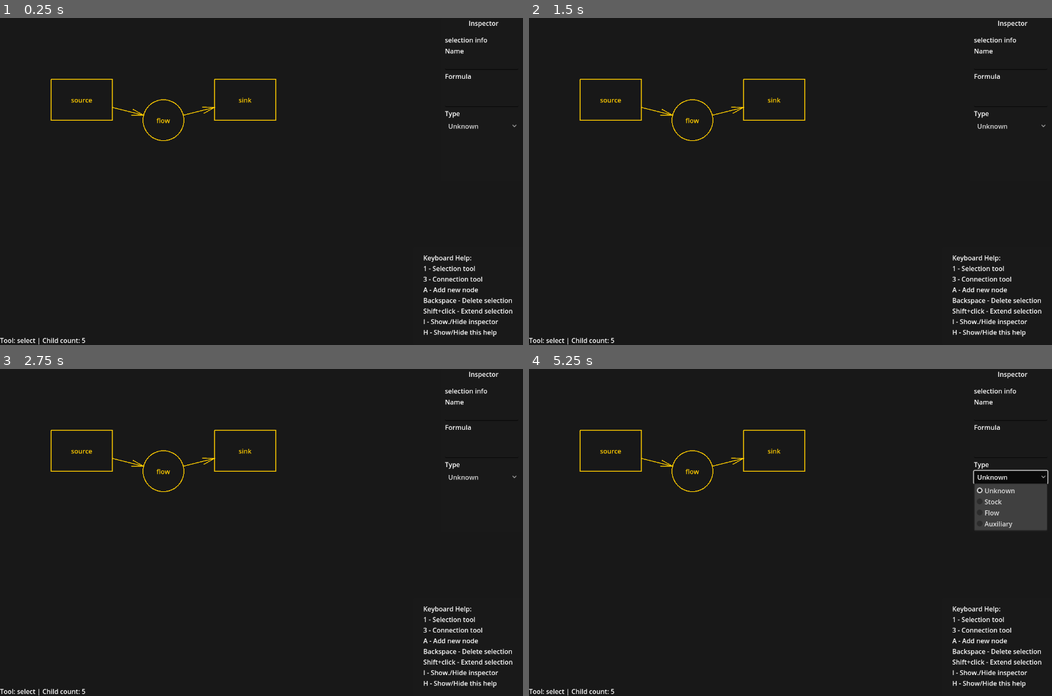
Above: before the commit, frames 1-4 (two rows, left to right).
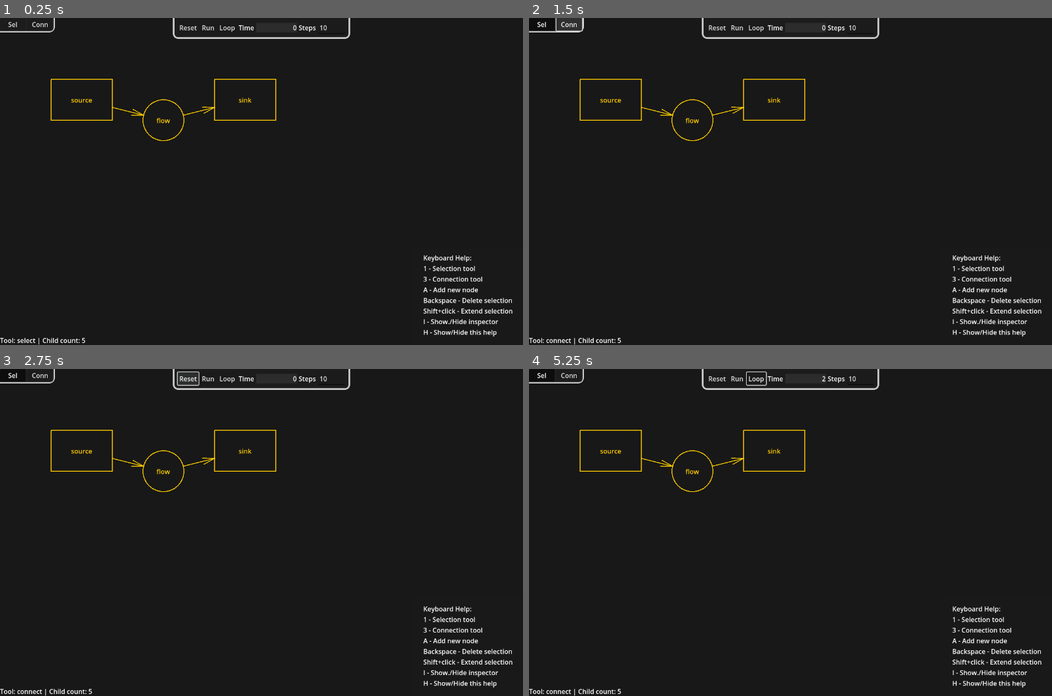
Above: after the commit, the same moments.

Repository: radomirbosak/poietic-playground
Game: Godot game, scene res://main.tscn
The game is run twice, just before and just after one commit, with the same random seed, the same clock (stepped at 60 frames per second) and the same inputs.
Inputs (mouse positions are in pixels of both pictures, inside the frame that each line leads up to):
- Up to frame 1 (0.25 s): no input
- Up to frame 2 (1.5 s): click (539, 24) at 0.5 s, where only the run after the commit has a clickable "Sel"; click (570, 24) at 1.25 s, where only the run after the commit has a clickable "Conn"
- Up to frame 3 (2.75 s): click (188, 378) at 2 s, where only the run after the commit has a clickable "Reset"
- Up to frame 4 (5.25 s): click (738, 378) at 2.75 s, where only the run after the commit has a clickable "Run"; click (738, 378) at 3.5 s, where only the run after the commit has a clickable "Stop"; click (753, 378) at 4.25 s, where only the run after the commit has a clickable "Loop"; click (1010, 476) at 5 s, where only the run before the commit has a clickable "Unknown"

The runs differ from the first frame. In frame 1, 0.8% of the frame differs, in the area x 0-99%, y 0-34%; in frame 2, 1.0%; in frame 3, 1.0%; in frame 4, 2.9%, in the area x 0-100%, y 0-100%.

Commit message:
Added simulation sketch
- Added Simulator class stubs to control simulation
- Added ControlBar - GUI element to control the simulation
- Added toolbar

Other:

- Hide inspector by default

Diff:
--- a/global.gd
+++ b/global.gd
@@ -5,6 +5,12 @@
 
 var current_tool: CanvasTool = selection_tool
 
+signal tool_changed(tool: CanvasTool)
+
 func _ready():
 	# Initialize globals here
 	pass
+
+func change_tool(tool: CanvasTool) -> void:
+	current_tool = tool
+	tool_changed.emit(tool)
--- /dev/null
+++ b/gui/control_bar.gd
@@ -0,0 +1,31 @@
+class_name ControlBar extends PanelContainer
+
+@onready var run_stop_button: Button = %RunStopButton
+@onready var time_label: Label = %Time
+@onready var steps_label: Label = %StepsLabel
+
+func _ready():
+	GlobalSimulator.simulation_started.connect(_on_simulator_started)
+	GlobalSimulator.simulation_stopped.connect(_on_simulator_stopped)
+	GlobalSimulator.simulation_step.connect(_on_simulator_step)
+	GlobalSimulator.simulation_reset.connect(_on_simulator_step)
+
+func _on_simulator_started():
+	run_stop_button.text = "Stop"
+
+func _on_simulator_step():
+	time_label.text = str(GlobalSimulator.step)
+
+func _on_simulator_stopped():
+	run_stop_button.text = "Run"
+
+func _on_reset_pressed():
+	GlobalSimulator.stop()
+	GlobalSimulator.reset()
+
+func _on_run_pressed():
+	if GlobalSimulator.is_running:
+		GlobalSimulator.stop()
+	else:
+		GlobalSimulator.run()
+	pass # Replace with function body.
--- /dev/null
+++ b/gui/control_bar.tscn
@@ -0,0 +1,78 @@
+[gd_scene load_steps=4 format=3 uid="uid://c3kn0jiqoe5fm"]
+
+[ext_resource type="Script" path="res://gui/control_bar.gd" id="1_bjxsy"]
+
+[sub_resource type="StyleBoxFlat" id="StyleBoxFlat_7v4cc"]
+bg_color = Color(0.10862, 0.111979, 0.110691, 1)
+border_width_left = 4
+border_width_right = 4
+border_width_bottom = 4
+corner_radius_bottom_right = 12
+corner_radius_bottom_left = 12
+
+[sub_resource type="StyleBoxFlat" id="StyleBoxFlat_q16gx"]
+bg_color = Color(0.171875, 0.171875, 0.171875, 1)
+
+[node name="ControlBar" type="PanelContainer"]
+anchors_preset = 5
+anchor_left = 0.5
+anchor_right = 0.5
+offset_left = -217.0
+offset_right = 217.0
+offset_bottom = 51.0
+grow_horizontal = 2
+theme_override_styles/panel = SubResource("StyleBoxFlat_7v4cc")
+script = ExtResource("1_bjxsy")
+
+[node name="MarginContainer" type="MarginContainer" parent="."]
+layout_mode = 2
+theme_override_constants/margin_left = 8
+theme_override_constants/margin_top = 8
+theme_override_constants/margin_right = 8
+theme_override_constants/margin_bottom = 8
+
+[node name="HBoxContainer" type="HBoxContainer" parent="MarginContainer"]
+layout_mode = 2
+
+[node name="Reset" type="Button" parent="MarginContainer/HBoxContainer"]
+unique_name_in_owner = true
+layout_mode = 2
+text = "Reset"
+
+[node name="RunStopButton" type="Button" parent="MarginContainer/HBoxContainer"]
+unique_name_in_owner = true
+layout_mode = 2
+text = "Run"
+
+[node name="Loop" type="Button" parent="MarginContainer/HBoxContainer"]
+unique_name_in_owner = true
+layout_mode = 2
+text = "Loop"
+
+[node name="TimeLabel" type="Label" parent="MarginContainer/HBoxContainer"]
+unique_name_in_owner = true
+layout_mode = 2
+text = "Time"
+horizontal_alignment = 2
+
+[node name="Time" type="Label" parent="MarginContainer/HBoxContainer"]
+unique_name_in_owner = true
+custom_minimum_size = Vector2(100, 0)
+layout_mode = 2
+theme_override_styles/normal = SubResource("StyleBoxFlat_q16gx")
+text = "0
+"
+horizontal_alignment = 2
+
+[node name="StepsLabel" type="Label" parent="MarginContainer/HBoxContainer"]
+unique_name_in_owner = true
+layout_mode = 2
+text = "Steps"
+
+[node name="StepsField" type="LineEdit" parent="MarginContainer/HBoxContainer"]
+unique_name_in_owner = true
+layout_mode = 2
+text = "10"
+
+[connection signal="pressed" from="MarginContainer/HBoxContainer/Reset" to="." method="_on_reset_pressed"]
+[connection signal="pressed" from="MarginContainer/HBoxContainer/RunStopButton" to="." method="_on_run_pressed"]
--- /dev/null
+++ b/gui/tool_bar.gd
@@ -0,0 +1,24 @@
+class_name ToolBar extends PanelContainer
+
+@onready var selection_tool_button: Button = $HBoxContainer/SelectionToolButton
+@onready var connection_tool_button: Button = $HBoxContainer/ConnectToolButton
+
+func _ready():
+	Global.tool_changed.connect(_on_tool_changed)
+	print("HERE: ", selection_tool_button)
+
+func _on_tool_changed(tool: CanvasTool):
+	if tool is SelectionTool:
+		selection_tool_button.button_pressed = true
+		connection_tool_button.button_pressed = false
+	elif tool is SelectionTool:
+		selection_tool_button.button_pressed = false
+		connection_tool_button.button_pressed = true
+	else:
+		push_error("Unknown tool: ", tool)
+
+func _on_selection_tool_button_pressed():
+	Global.change_tool(Global.selection_tool)
+
+func _on_connect_tool_button_pressed():
+	Global.change_tool(Global.connect_tool)
--- /dev/null
+++ b/gui/tool_bar.tscn
@@ -0,0 +1,40 @@
+[gd_scene load_steps=3 format=3 uid="uid://l7uejktm712d"]
+
+[ext_resource type="Script" path="res://gui/tool_bar.gd" id="1_kmcp4"]
+
+[sub_resource type="StyleBoxFlat" id="StyleBoxFlat_2vh0h"]
+bg_color = Color(0.130208, 0.130208, 0.130208, 1)
+border_width_right = 4
+border_width_bottom = 4
+border_color = Color(1, 1, 1, 1)
+border_blend = true
+corner_radius_bottom_right = 12
+
+[node name="ToolBar" type="PanelContainer"]
+anchors_preset = 15
+anchor_right = 1.0
+anchor_bottom = 1.0
+offset_right = -1130.0
+offset_bottom = -760.0
+grow_horizontal = 2
+grow_vertical = 2
+theme_override_styles/panel = SubResource("StyleBoxFlat_2vh0h")
+script = ExtResource("1_kmcp4")
+
+[node name="HBoxContainer" type="HBoxContainer" parent="."]
+layout_mode = 2
+
+[node name="SelectionToolButton" type="Button" parent="HBoxContainer"]
+custom_minimum_size = Vector2(20, 20)
+layout_mode = 2
+size_flags_horizontal = 3
+toggle_mode = true
+text = "Sel"
+
+[node name="ConnectToolButton" type="Button" parent="HBoxContainer"]
+layout_mode = 2
+size_flags_horizontal = 3
+text = "Conn"
+
+[connection signal="pressed" from="HBoxContainer/SelectionToolButton" to="." method="_on_selection_tool_button_pressed"]
+[connection signal="pressed" from="HBoxContainer/ConnectToolButton" to="." method="_on_connect_tool_button_pressed"]
--- a/main.gd
+++ b/main.gd
@@ -1,12 +1,10 @@
 extends Node2D
 
-# Simulation
-var is_running: bool = false
-var step: int = 0
+@onready var canvas: DiagramCanvas = %DiagramCanvas
 
 # Called when the node enters the scene tree for the first time.
 func _ready():
-	get_viewport().connect("size_changed", Callable(self, "_on_window_resized"))
+	get_viewport().connect("size_changed", _on_window_resized)
 	create_demo()
 	update_status_text()
 
@@ -26,17 +24,17 @@
 	%InspectorPanel.canvas = $DiagramCanvas
 
 func create_demo():
-	var a = %DiagramCanvas.create_node("stock", Vector2(200, 200), "source")
-	var b = %DiagramCanvas.create_node("flow", Vector2(400, 250), "flow")
-	var c = %DiagramCanvas.create_node("stock", Vector2(600, 200), "sink")
-	%DiagramCanvas.add_connection(b, c)
-	%DiagramCanvas.add_connection(a, b)
+	var a = canvas.create_node("stock", Vector2(200, 200), "source")
+	var b = canvas.create_node("flow", Vector2(400, 250), "flow")
+	var c = canvas.create_node("stock", Vector2(600, 200), "sink")
+	canvas.add_connection(b, c)
+	canvas.add_connection(a, b)
 
 func _unhandled_input(event):
 	if event.is_action_pressed("selection-tool"):
-		Global.current_tool = Global.selection_tool
+		Global.change_tool(Global.selection_tool)
 	elif event.is_action_pressed("connect-tool"):
-		Global.current_tool = Global.connect_tool
+		Global.change_tool(Global.connect_tool)
 	elif event.is_action_pressed("help-toggle"):
 		toggle_help()
 	elif event.is_action_pressed("inspector-toggle"):
@@ -45,11 +43,11 @@
 		toggle_run()
 	elif event.is_action_pressed("add-node"):
 		var mouse_position = get_viewport().get_mouse_position()
-		var new_postion = $DiagramCanvas.to_local(mouse_position)
-		$DiagramCanvas.create_node("auxiliary", new_postion, "node")
+		var new_postion = canvas.to_local(mouse_position)
+		canvas.create_node("auxiliary", new_postion, "node")
 
 	elif event.is_action_pressed("delete"):
-		$DiagramCanvas.delete_selection()
+		canvas.delete_selection()
 
 func _process(_delta):
 	update_status_text()
@@ -62,7 +60,7 @@
 	else:
 		text += "(none)"
 
-	text += " | Child count: " + str(%DiagramCanvas.get_child_count())
+	text += " | Child count: " + str(canvas.get_child_count())
 	$Gui/StatusText.text = text
 
 func _on_window_resized():
--- a/main.tscn
+++ b/main.tscn
@@ -1,7 +1,9 @@
-[gd_scene load_steps=4 format=3 uid="uid://fhtvpa30rrel"]
+[gd_scene load_steps=6 format=3 uid="uid://fhtvpa30rrel"]
 
 [ext_resource type="Script" path="res://main.gd" id="1_2q6io"]
 [ext_resource type="Script" path="res://diagram/diagram_canvas.gd" id="2_lulh0"]
+[ext_resource type="PackedScene" uid="uid://c3kn0jiqoe5fm" path="res://gui/control_bar.tscn" id="3_bgr8b"]
+[ext_resource type="PackedScene" uid="uid://l7uejktm712d" path="res://gui/tool_bar.tscn" id="3_qq1bh"]
 [ext_resource type="PackedScene" uid="uid://dgupp2doqjm1a" path="res://inspector/inspector_panel.tscn" id="4_uq7uj"]
 
 [node name="Main" type="Node2D"]
@@ -12,6 +14,17 @@
 script = ExtResource("2_lulh0")
 
 [node name="Gui" type="Node" parent="."]
+
+[node name="ToolBar" parent="Gui" instance=ExtResource("3_qq1bh")]
+anchors_preset = 0
+anchor_right = 0.0
+anchor_bottom = 0.0
+offset_right = 134.0
+offset_bottom = 35.0
+grow_horizontal = 1
+grow_vertical = 1
+
+[node name="ControlBar" parent="Gui" instance=ExtResource("3_bgr8b")]
 
 [node name="StatusText" type="Label" parent="Gui"]
 anchors_preset = 2
@@ -24,6 +37,7 @@
 
 [node name="InspectorPanel" parent="Gui" instance=ExtResource("4_uq7uj")]
 unique_name_in_owner = true
+visible = false
 offset_left = -201.0
 offset_right = -1.0
 
--- a/project.godot
+++ b/project.godot
@@ -18,6 +18,7 @@
 [autoload]
 
 Global="*res://global.gd"
+GlobalSimulator="*res://simulation/simulator.gd"
 
 [display]
 
--- /dev/null
+++ b/simulation/simulator.gd
@@ -0,0 +1,48 @@
+class_name Simulator extends Node
+
+## Signal sent when simulation is run.
+signal simulation_started()
+
+## Signal sent when simulation is stopped.
+signal simulation_stopped()
+
+signal simulation_step()
+signal simulation_reset()
+
+var is_running: bool = false
+var time_to_step: float = 0
+var step_duration: float = 0.5
+
+var step: int = 1
+var time: float = 0.0
+var time_delta: float = 1.0
+
+# Called when the node enters the scene tree for the first time.
+func _ready():
+	pass # Replace with function body.
+
+# Called every frame. 'delta' is the elapsed time since the previous frame.
+func _process(delta):
+	if is_running:
+		if time_to_step <= 0:
+			run_step()
+			time_to_step = step_duration
+		else:
+			time_to_step -= delta
+			# print("Remaining: ", time_to_step)
+
+func run_step():
+	print("Step ", step)
+	step += 1
+	simulation_step.emit()
+
+func run():
+	is_running = true
+	simulation_started.emit()
+
+func stop():
+	is_running = false
+	simulation_stopped.emit()
+
+func reset():
+	step = 0
--- a/tool/connect_tool.gd
+++ b/tool/connect_tool.gd
@@ -42,7 +42,7 @@
 func input_moved(_event: InputEvent, move_delta: Vector2):
 	if state == ConnectToolState.CONNECT:
 		dragging_target.position += move_delta
-		dragging_connection.update_shape()
+		dragging_connection.update_arrow()
 
 func create_drag_connection(origin: DiagramNode, pointer_position: Vector2):
 	assert(canvas != null)
@@ -55,4 +55,4 @@
 	dragging_target.position = pointer_position
 	dragging_connection.set_connection(origin, dragging_target)
 
-	dragging_connection.update_shape()
+	dragging_connection.update_arrow()
